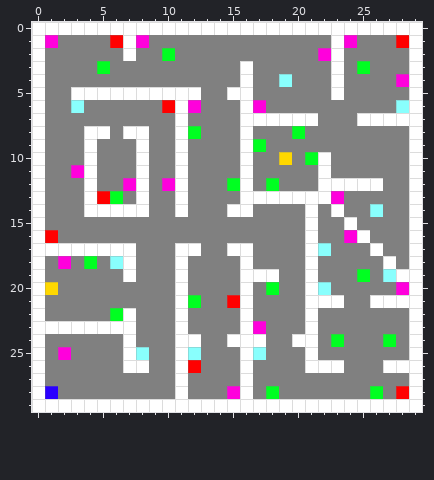
Pixel-art sprite -- res/nivel1.png. The picture above was drawn from the file before the commit.
The file is 30x30 pixels.
Now the later version:
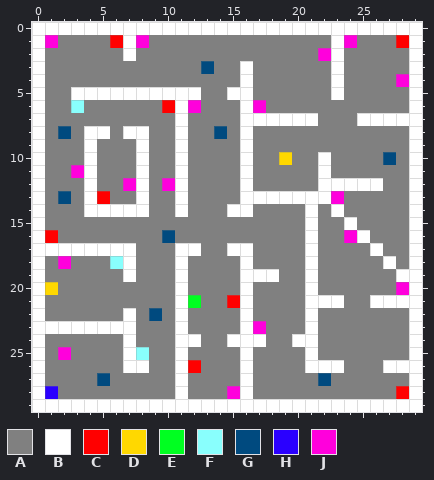
Palette (. is transparent): A #808080  B #ffffff  C #ff0000  D #ffd800  E #00ff21  F #89fffd  G #004a7f  H #2a00ff  J #ff00dc
Change:
y 2: x 10 E -> A
y 3: x 5 E -> A; x 13 A -> G; x 25 E -> A
y 4: x 19 F -> A
y 6: x 28 F -> A
y 8: x 2 A -> G; x 12 E -> A; x 14 A -> G; x 20 E -> A
y 9: x 17 E -> A
y 10: x 21 E -> A; x 27 A -> G
y 12: x 15 E -> A; x 18 E -> A
y 13: x 2 A -> G; x 6 E -> A
y 14: x 26 F -> A
y 16: x 10 A -> G
y 17: x 22 F -> A
y 18: x 4 E -> A
y 19: x 25 E -> A; x 27 F -> A
y 20: x 18 E -> A; x 22 F -> A
y 22: x 6 E -> A; x 9 A -> G
y 24: x 23 E -> A; x 27 E -> A
y 25: x 12 F -> A; x 17 F -> A
y 27: x 5 A -> G; x 22 A -> G
y 28: x 18 E -> A; x 26 E -> A
